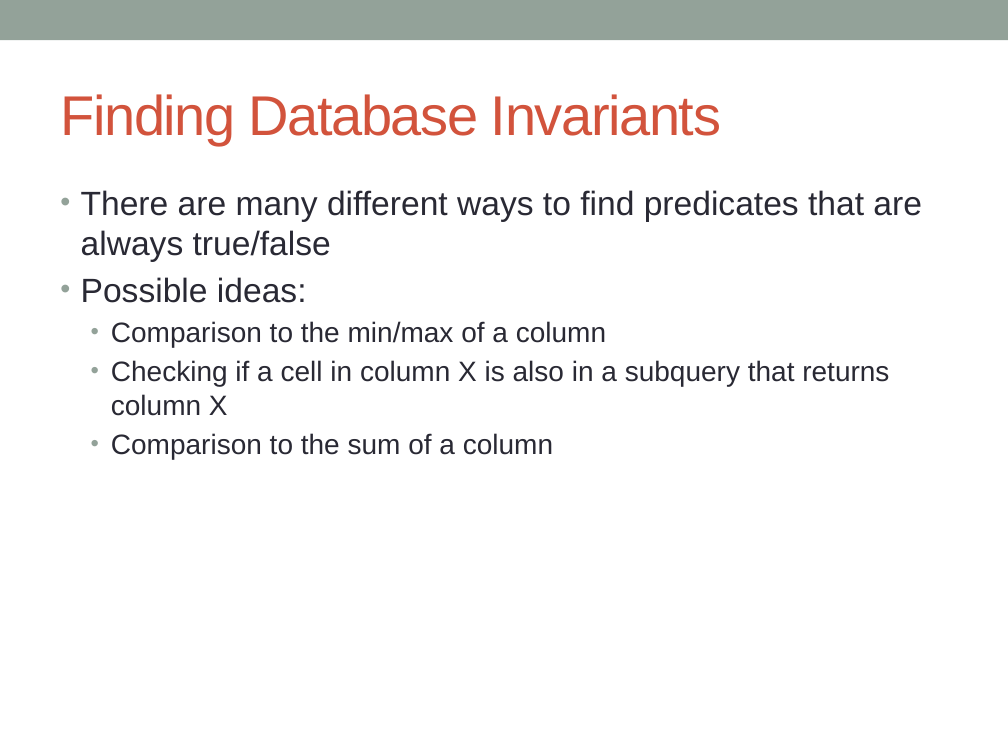
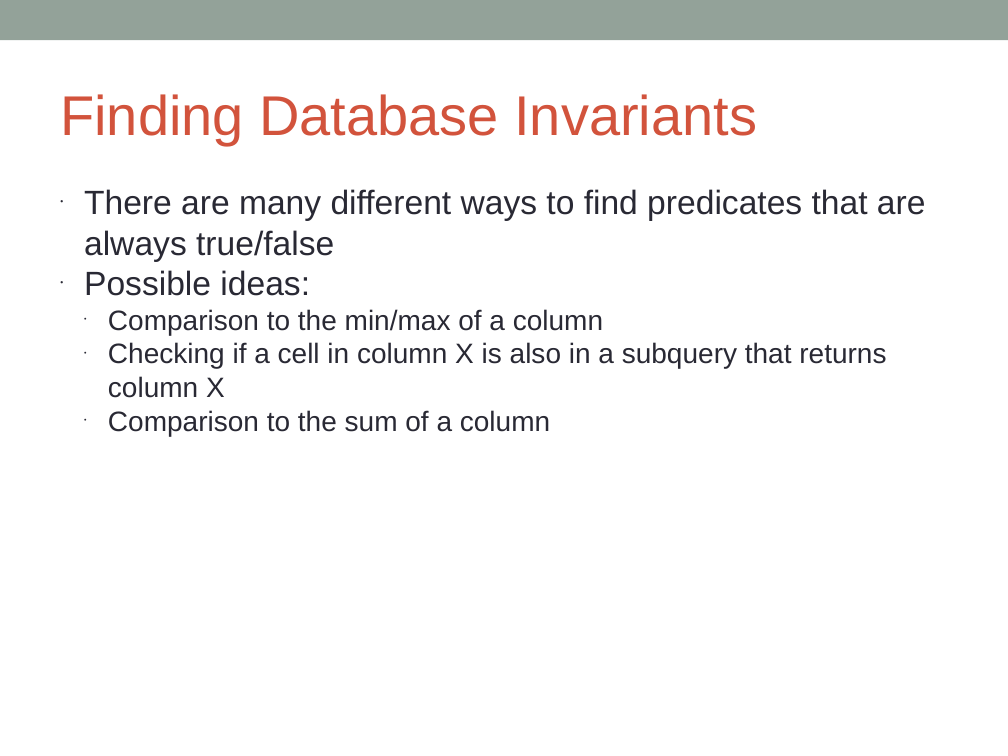
Before and after one commit to benmishkanian/sqltransform, a slide deck: slide 6 of sqltransformpresentation.pptx. Drawn at 1008x756 pixels with LibreOffice and Linux fonts; fonts in the diff are those of the drawing. Boxes give left, top, right and bottom in pixels: in the first picture for what was removed or moved away, otherwise in the second. Text is boxed around its words. In the diff, an @@ line names an element or a change of style, - is before the commit and + after.

```diff
--- a/sqltransformpresentation.pptx
+++ b/sqltransformpresentation.pptx
@@ text "Finding Database Invariants" at [60,94,757,145]: letter spacing -1 to 0 pt @@
@@ text "There are many different ways ..." at [84,189,926,436]: indent changed; less space between paragraphs @@
```
Also in this commit, not shown: 5 other slides changed, 4 slides added, 1 slide removed, 1 other file.
